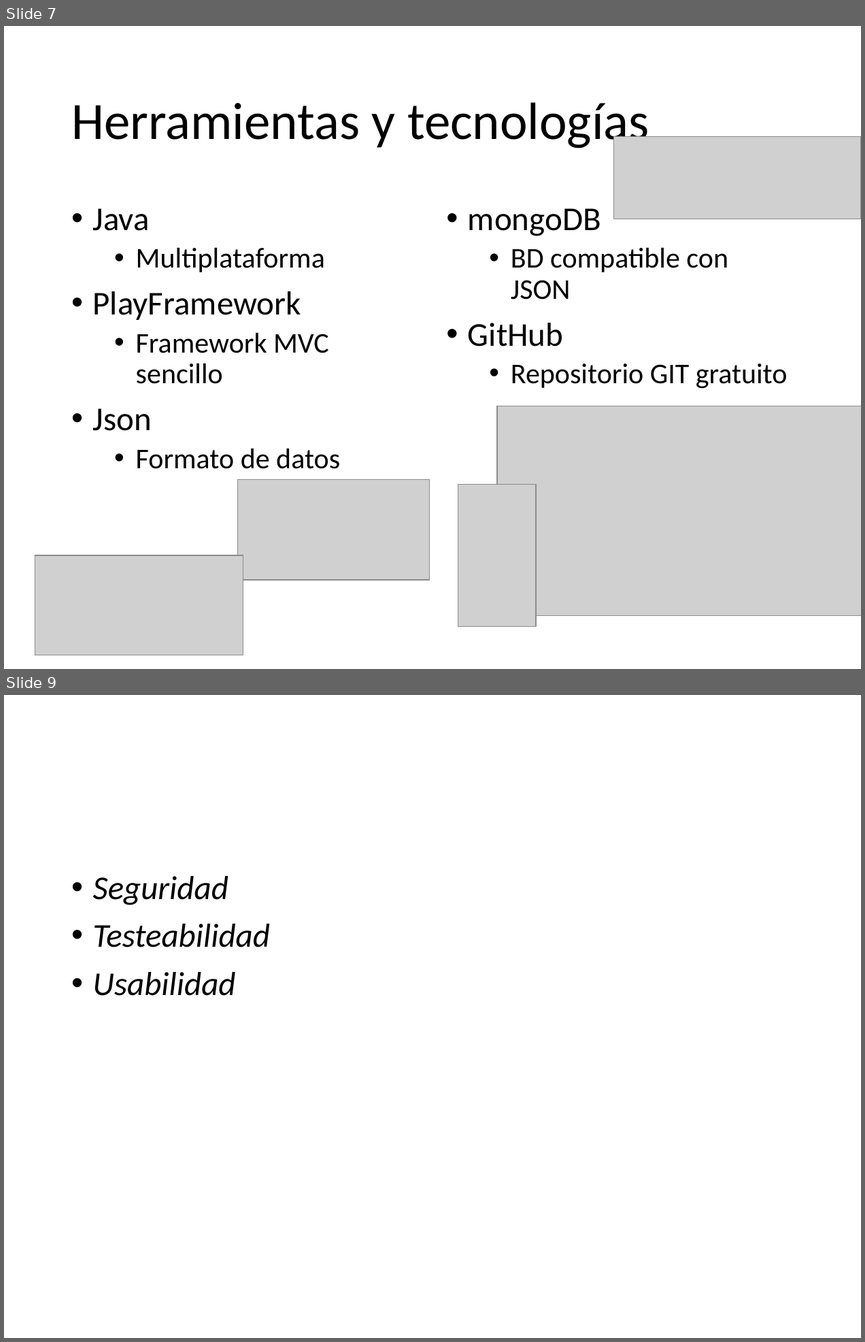
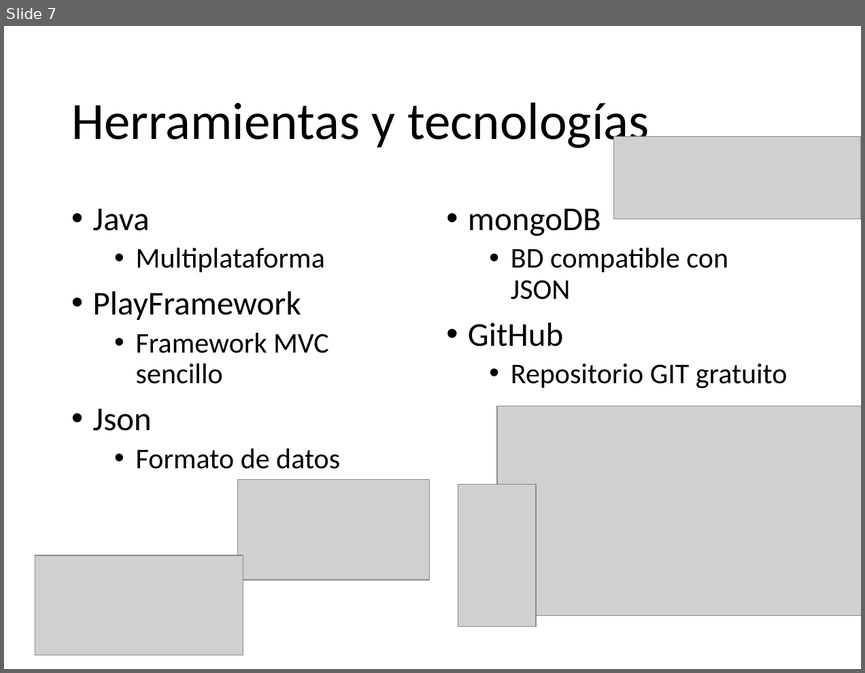
Before and after one commit to Arquisoft/Trivial4a, a slide deck: DOCUMENTACION/Documentación_entrega_final/Arquitectura del Software.pptx. Shown one above the other, each under a label of ours: slides 7 and 9 before the commit, slide 7 after it; the slides between them are not shown. The pictures are 865x1342 and 865x673 pixels, drawn with LibreOffice and Linux fonts; fonts in the diff are those of the drawing; grey boxes stand for pictures. Boxes give left, top, right and bottom in pixels: in the first picture for what was removed or moved away, otherwise in the second. Text is boxed around its words. In the diff, an @@ line names an element or a change of style, - is before the commit and + after.

```diff
--- a/DOCUMENTACION/Documentación_entrega_final/Arquitectura del Software.pptx
+++ b/DOCUMENTACION/Documentación_entrega_final/Arquitectura del Software.pptx
@@ slide 9 removed at bbox=[4, 695, 861, 1338], background #FFFFFF @@
@@ text removed at bbox=[93, 876, 270, 996] @@
-• Seguridad
-• Testeabilidad
-• Usabilidad
```
Also in this commit, not shown: 1 slide changed, 1 slide added.
